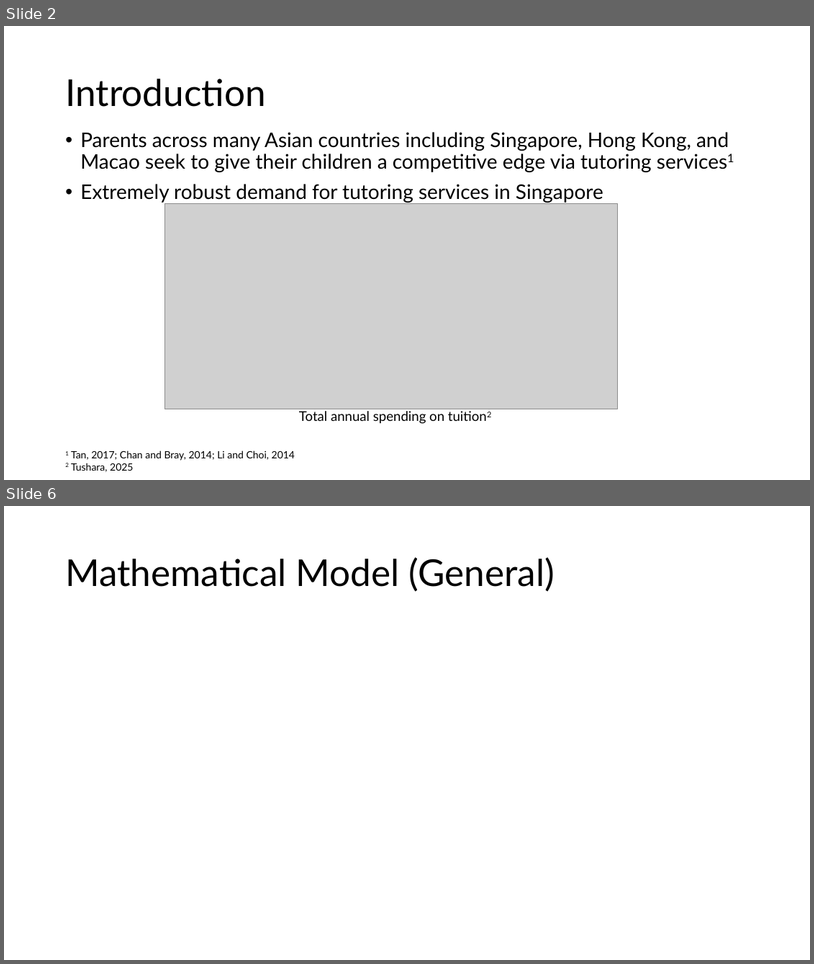
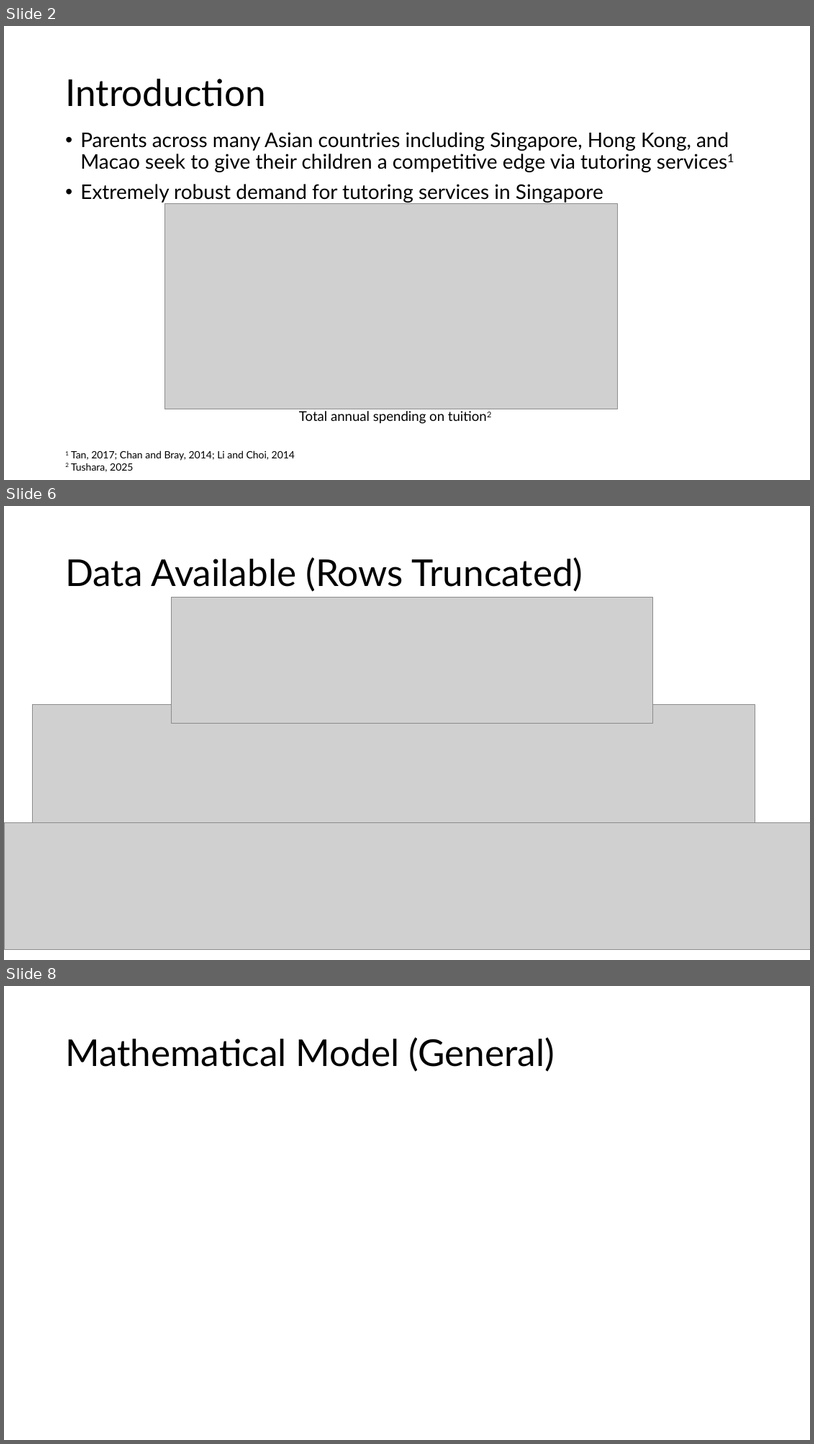
Before and after one commit to darrylteo/Technical-Test---Tutor-Student-Matching-Problem, a slide deck: test_presentation.pptx. Shown one above the other, each under a label of ours: slides 2 and 6 before the commit, slides 2, 6 and 8 after it; the slides between them are not shown. The pictures are 814x964 and 814x1444 pixels, drawn with LibreOffice and Linux fonts; fonts in the diff are those of the drawing; grey boxes stand for pictures. Boxes give left, top, right and bottom in pixels: in the first picture for what was removed or moved away, otherwise in the second. Text is boxed around its words. In the diff, an @@ line names an element or a change of style, - is before the commit and + after.

```diff
--- a/test_presentation.pptx
+++ b/test_presentation.pptx
@@ slide 6 added at (x1=4, y1=506, x2=810, y2=960), background #FFFFFF @@
@@ title added at (x1=65, y1=557, x2=584, y2=592), 44 pt, text #000000 @@
+Data Available (Rows Truncated)
@@ picture added at (x1=172, y1=597, x2=653, y2=723) @@
@@ picture added at (x1=32, y1=705, x2=755, y2=822) @@
@@ picture added at (x1=4, y1=822, x2=810, y2=949) @@
@@ what was slide 6 is now slide 8 @@
```
Also in this commit, not shown: 3 slides changed, 3 other slides added, 1 other file.
